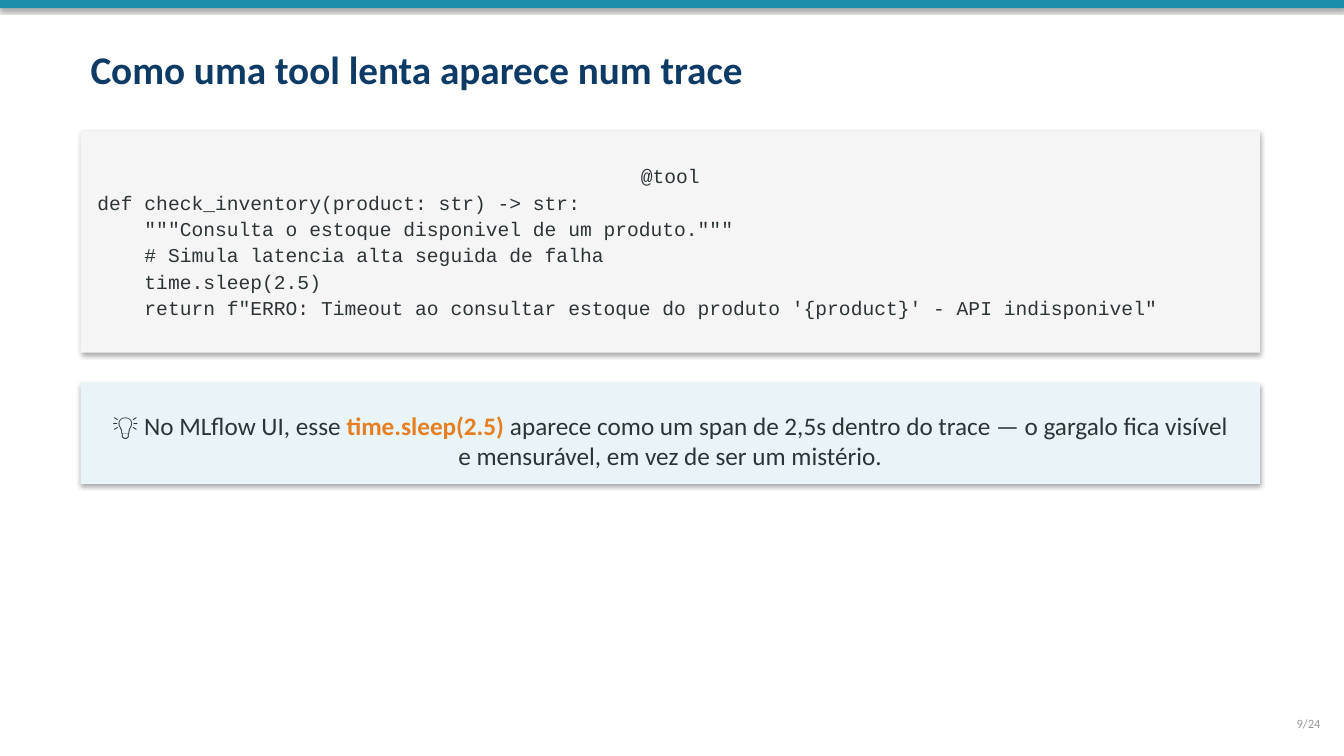
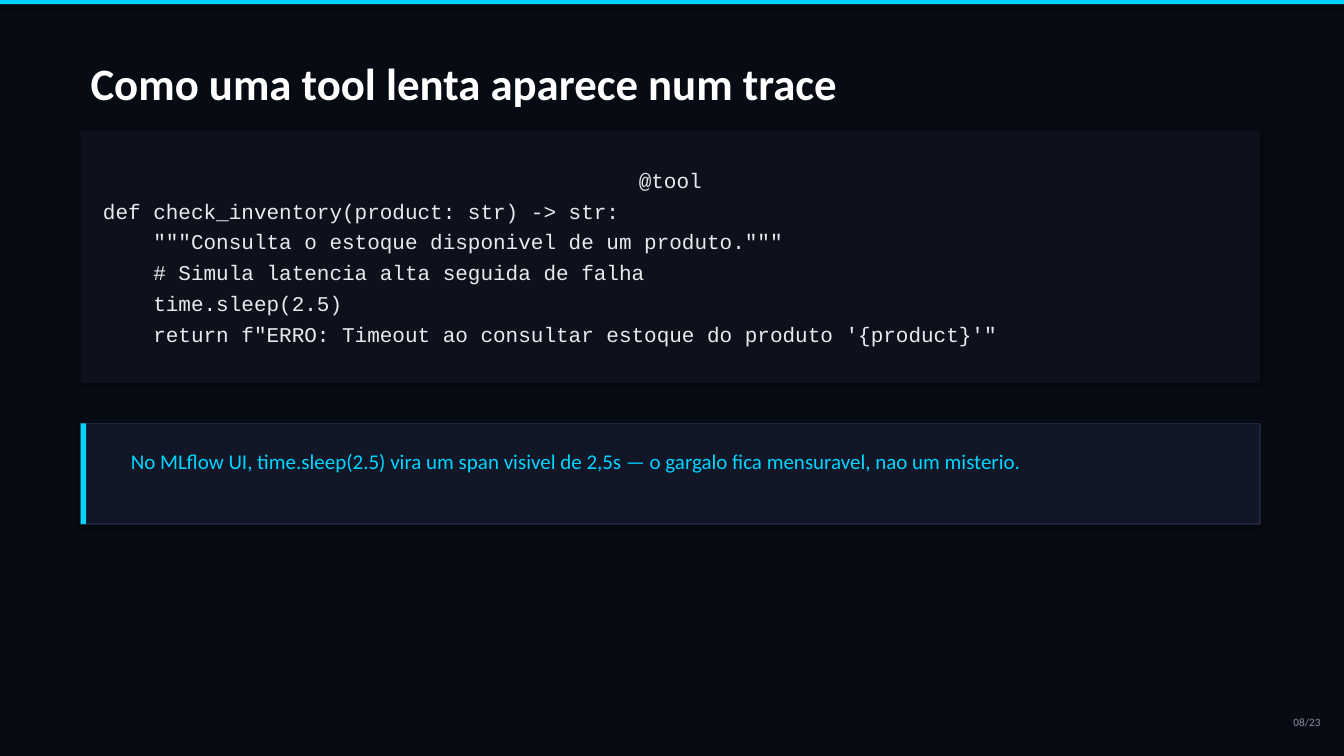
Before and after one commit to marcos2872/ia-observability, a slide deck: slide 8 of docs/workshop-observabilidade-ia.pptx (slide 9 before the commit). Drawn at 1344x756 pixels with LibreOffice and Linux fonts; fonts in the diff are those of the drawing. Boxes give left, top, right and bottom in pixels: in the first picture for what was removed or moved away, otherwise in the second. Text is boxed around its words. In the diff, an @@ line names an element or a change of style, - is before the commit and + after.

Commit message:
feat: redesign PPTX with futuristic dark theme and cover image
- Full-bleed cover image (Gemini_Generated_Image) with dark overlay
- Neon cyber palette: cyan, purple, mint, pink on deep navy bg
- Dark cards with left accent bars (glassmorphism-inspired)
- Section slides with large numbers and decorative lines
- 23 slides total (roteiro slide removed)
- All content slides: dark background, code blocks in monospace,
  tables with alternating dark rows, numbered steps
- Script refactored with helpers: _card, _section_number, _alpha (XML transparency)

```diff
--- a/docs/workshop-observabilidade-ia.pptx
+++ b/docs/workshop-observabilidade-ia.pptx
@@ background #FFFFFF to #070B14 @@
@@ rectangle: place and size @@
-rectangle at bbox=[0, 0, 1344, 8]
+rectangle at bbox=[0, 0, 1344, 4]
@@ rectangle at bbox=[0, 0, 1344, 4]: fill #1A8FAD to #00D4FF @@
@@ text "Como uma tool lenta aparece ...": place and size @@
-text "Como uma tool lenta aparece ..." at bbox=[91, 56, 743, 90]
+text "Como uma tool lenta aparece ..." at bbox=[91, 68, 837, 107]
@@ text "Como uma tool lenta aparece ..." at bbox=[91, 68, 837, 107]: size 28 to 32 pt, text colour #0D3B66 to #FFFFFF @@
@@ rectangle "@tool": place and size @@
-rectangle "@tool" at bbox=[81, 131, 1260, 353]
+rectangle "@tool" at bbox=[81, 131, 1260, 383]
@@ rectangle "@tool" at bbox=[81, 131, 1260, 383]: fill #F5F5F5 to #0D111C @@
@@ text in rectangle at bbox=[103, 173, 782, 316]: size 14 to 15 pt, text colour #2D3436 to #E8EAED in "@tool", "def check_inventory(product: str) -> str:", """"Consulta o estoque disponivel de um produto."""", "# Simula latencia alta seguida de falha" and 1 more places; more space between paragraphs @@
@@ text in rectangle at bbox=[153, 327, 997, 347]: text changed; size 14 to 15 pt; text colour #2D3436 to #E8EAED @@
-return f"ERRO: Timeout ao consultar estoque do produto '{product}' - API indisponivel"
+return f"ERRO: Timeout ao consultar estoque do produto '{product}'"
@@ rectangle added at bbox=[81, 423, 1260, 524], fill #121728, outline #1E243A 1 pt @@
@@ rectangle added at bbox=[81, 423, 87, 524], fill #00D4FF @@
@@ text "No MLflow UI, time.sleep(2.5) vira ...": place and size @@
-text "No MLflow UI, time.sleep(2.5) vira ..." at bbox=[81, 383, 1260, 484]
+text "No MLflow UI, time.sleep(2.5) vira ..." at bbox=[131, 454, 1020, 473]
@@ text "No MLflow UI, time.sleep(2.5) vira ..." at bbox=[131, 454, 1020, 473]: vertical alignment middle to top; fill #E8F4F8 to none; shadow off @@
@@ text at bbox=[131, 454, 1020, 473]: text changed; size 18 to 15 pt; text colour #2D3436 to #00D4FF @@
-💡 No MLflow UI, esse time.sleep(2.5) aparece como um span de 2,5s dentro do trace — o gargalo fica visível e mensurável, em vez de ser um mistério.
+No MLflow UI, time.sleep(2.5) vira um span visivel de 2,5s — o gargalo fica mensuravel, nao um misterio.
@@ text at bbox=[1293, 718, 1320, 726]: text changed; size 9 to 8 pt; text colour #999999 to #8B8F9E @@
-9/24
+08/23
```
Also in this commit, not shown: 20 other slides changed, 2 slides added, 3 slides removed, 1 other file.
